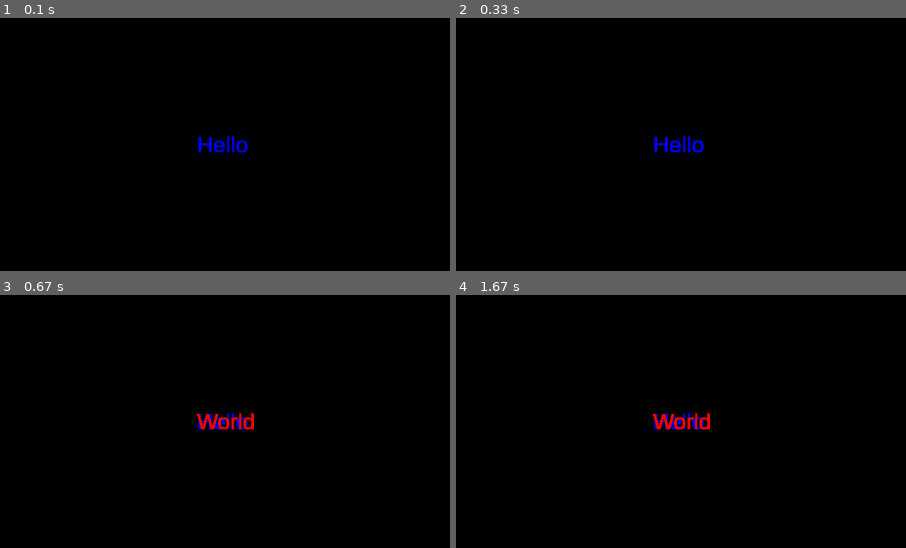
Above: before the commit, frames 1-4 (two rows, left to right).
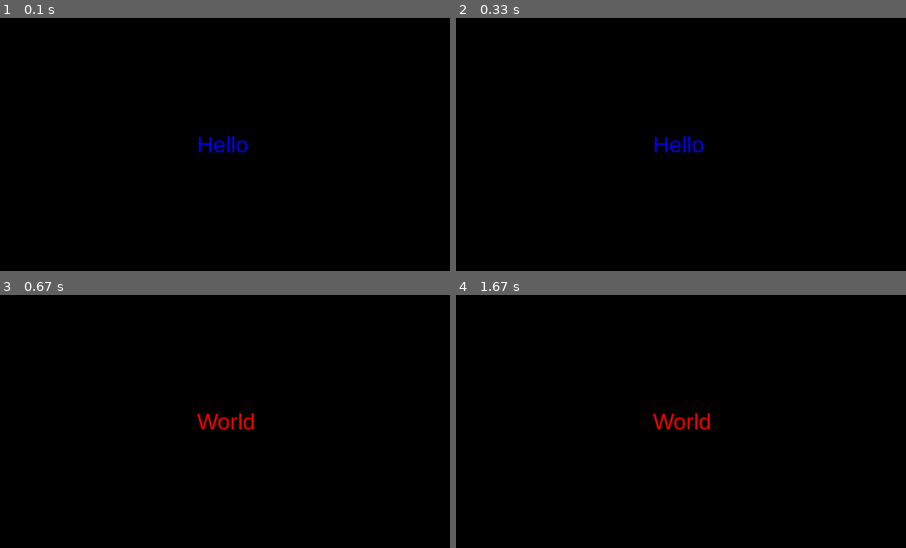
Above: after the commit, the same moments.

Repository: MaundyMoo/Coursework
Game: pygame game, started from Main.py
Same seed, same stepped clock (60 frames per second), same inputs: the game is played once before the commit and once after it.
Inputs:
- Up to frame 1 (0.1 s): no input
- Up to frame 2 (0.33 s): no input
- Up to frame 3 (0.67 s): tap Space at 0.33 s
- Up to frame 4 (1.67 s): no input
The pictures show only the part of the screen within x 28-78%, y 27-77%; the shares and areas given below are measured in that part.

The runs differ from the first frame. In frame 1, 0.2% of the frame differs, in the area x 44-56%, y 47-54%; in frame 2, 0.2%; in frame 3, 0.5%; in frame 4, 0.5%, in the area x 43-57%, y 46-54%.

Commit message:
Adding Image Functionality

Diff:
--- /dev/null
+++ b/Constants.py
@@ -0,0 +1,6 @@
+import os
+SCREEN_WIDTH = 1280
+SCREEN_HEIGHT = 720
+WORKING_DIRECTORY = os.path.dirname(os.path.abspath(__file__))
+def getPath(path):
+    return os.path.join(WORKING_DIRECTORY, path)
--- /dev/null
+++ b/Image.py
@@ -0,0 +1,8 @@
+from pygame import image
+from PIL import Image as Img
+import Constants
+def ReadImage(path):
+    path = CONSTANTS.getPath(path)
+    canonicalized_path = path.replace('/', os.sep).replace('\\', os.sep)
+    image = pygame.image.load(path).convert()
+    return image
--- a/Main.py
+++ b/Main.py
@@ -1,4 +1,3 @@
-import Scenes
 def run(activeScene, width: int, height: int):
     #Creates the screen object
     screen = pygame.display.set_mode((width, height))
@@ -37,9 +36,10 @@
     pygame.quit()
 
 if __name__ == "__main__":
-    import pygame
+    import pygame, Scenes
+    from Constants import SCREEN_WIDTH, SCREEN_HEIGHT
     pygame.init()
     pygame.mouse.set_visible(False)
     w, h = 1280, 720
-    scene = Scenes.TestScene1(WIDTH = w, HEIGHT = h)
-    run(scene, width = w, height = h)
+    scene = Scenes.TestScene1(WIDTH = SCREEN_WIDTH, HEIGHT = SCREEN_HEIGHT)
+    run(scene, width = SCREEN_WIDTH, height = SCREEN_HEIGHT)
--- a/Scenes.py
+++ b/Scenes.py
@@ -25,6 +25,7 @@
                 if event.key == pygame.K_SPACE:
                     self.SwitchScene(TestScene2(self.WIDTH, self.HEIGHT))
     def Render(self, screen):
+        screen.fill((0,0,0))
         screen.blit(self.msg, (int(self.WIDTH / 2), self.HEIGHT / 2))
 class TestScene2(SceneBase):
     def __init__(self, WIDTH: int, HEIGHT: int):
@@ -32,4 +33,5 @@
         self.font = pygame.font.SysFont("Arial", 32)
         self.msg = self.font.render("World", True, (255,0,0))
     def Render(self, screen):
+        screen.fill((0,0,0))
         screen.blit(self.msg, (int(self.WIDTH / 2), self.HEIGHT / 2))
Binary file added: res/test.png
